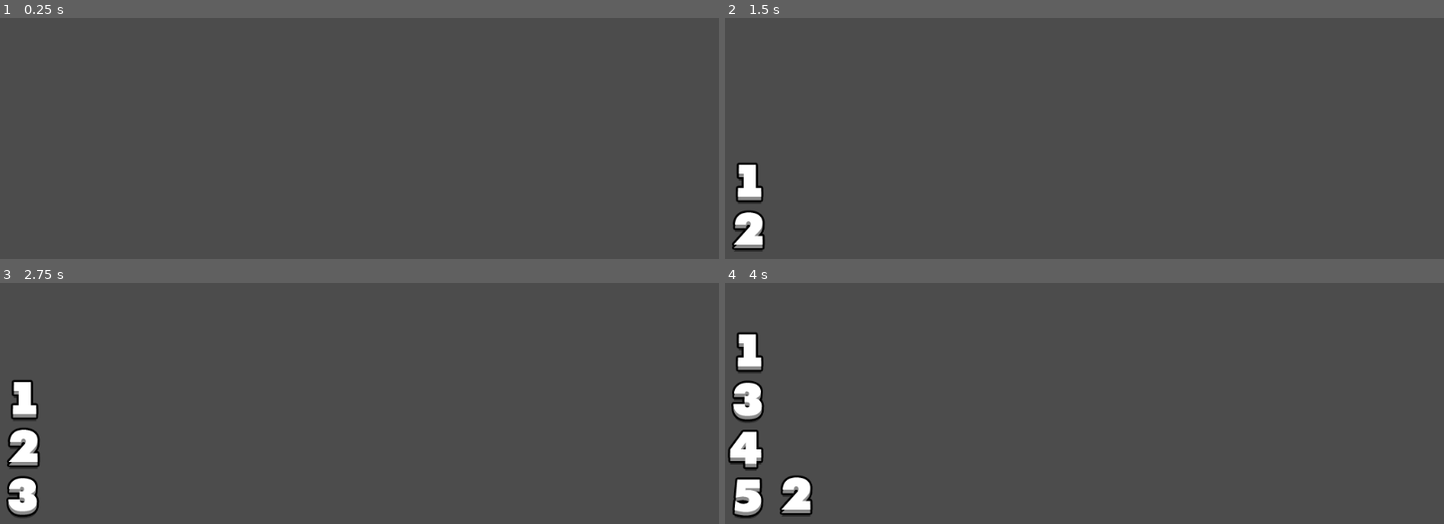
Above: before the commit, frames 1-4 (two rows, left to right).
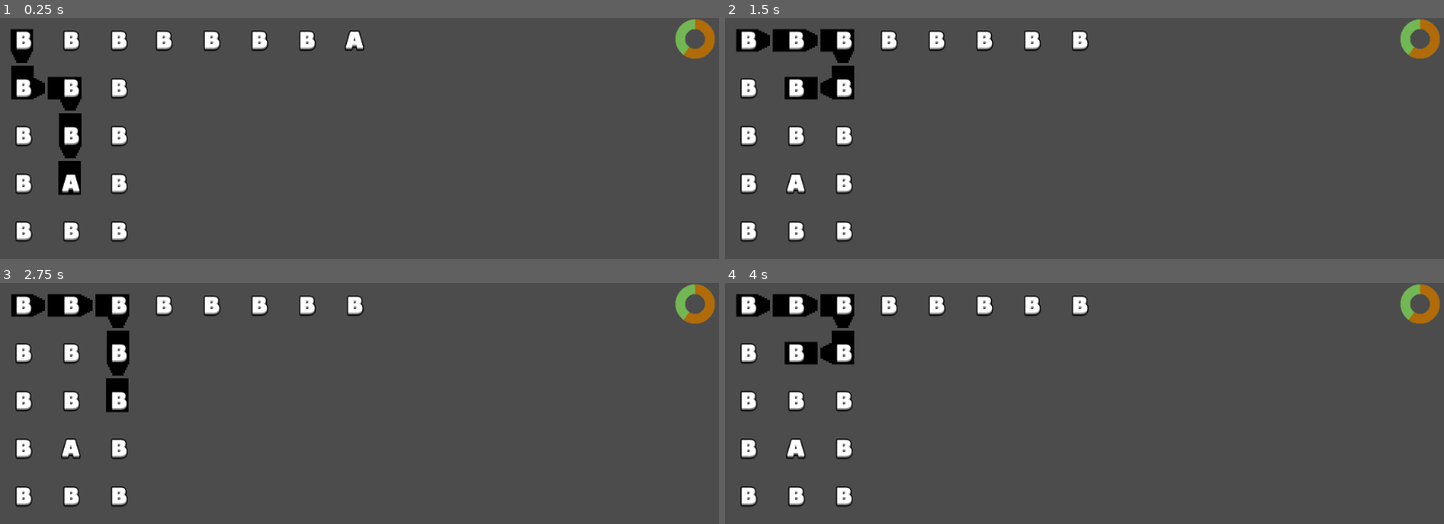
Above: after the commit, the same moments.

Repository: Pe3Hu/uri
Game: Godot game, scene res://scenes/Game.tscn
The game is run twice, just before and just after one commit, with the same random seed, the same clock (stepped at 60 frames per second) and the same inputs. Before the commit the project starts from res://scenes/Livre/Livre.tscn.
Inputs (mouse positions are in pixels of both pictures, inside the frame that each line leads up to):
- Up to frame 1 (0.25 s): no input
- Up to frame 2 (1.5 s): tap Enter at 0.5 s; move the mouse to (1242, 208) at 0.52 s; click (1242, 208) at 0.67 s; tap Space at 1.25 s; move the mouse to (940, 249) at 1.27 s; hold S from 1.28 s (still down); click (940, 249) at 1.42 s
- Up to frame 3 (2.75 s): tap Enter at 2 s; move the mouse to (431, 401) at 2.02 s; release S at 2.03 s; click (431, 401) at 2.17 s
- Up to frame 4 (4 s): tap Space at 2.75 s; move the mouse to (outside the picture) at 2.77 s; click (outside the picture) at 2.92 s; tap Enter at 3.5 s; move the mouse to (outside the picture) at 3.52 s; hold S from 3.53 s (still down); click (outside the picture) at 3.67 s

The runs differ from the first frame. In frame 1, 5.7% of the frame differs, in the area x 1-100%, y 0-93%; in frame 2, 6.3%; in frame 3, 6.7%; in frame 4, 7.5%, in the area x 0-100%, y 0-98%.

Commit message:
update version 0.003
1. Pattern scene added

Diff:
--- a/project.godot
+++ b/project.godot
@@ -9,6 +9,11 @@
 config_version=4
 
 _global_script_classes=[ {
+"base": "Control",
+"class": "Cell",
+"language": "GDScript",
+"path": "res://scenes/Cell/Cell.gd"
+}, {
 "base": "Node2D",
 "class": "Criatura",
 "language": "GDScript",
@@ -33,19 +38,32 @@
 "class": "Livre",
 "language": "GDScript",
 "path": "res://scenes/Livre/Livre.gd"
+}, {
+"base": "GridContainer",
+"class": "Mot",
+"language": "GDScript",
+"path": "res://scenes/Mot/Mot.gd"
+}, {
+"base": "GridContainer",
+"class": "Pattern",
+"language": "GDScript",
+"path": "res://scenes/Pattern/Pattern.gd"
 } ]
 _global_script_class_icons={
+"Cell": "",
 "Criatura": "",
 "Gene": "",
 "Genoma": "",
 "Lettre": "",
-"Livre": ""
+"Livre": "",
+"Mot": "",
+"Pattern": ""
 }
 
 [application]
 
 config/name="uri"
-run/main_scene="res://scenes/Livre/Livre.tscn"
+run/main_scene="res://scenes/Game.tscn"
 config/icon="res://assets/icon.png"
 
 [autoload]
--- /dev/null
+++ b/scenes/Cell/Cell.gd
@@ -0,0 +1,21 @@
+extends Control
+class_name Cell
+
+var grid = Vector2.ZERO
+var neighbors = {}
+
+
+func set_frame(frame_: int) -> void:
+	$Sprite.frame = frame_
+
+
+func get_frame() -> int:
+	return $Sprite.frame
+
+
+func set_visible(flag_: bool) -> void:
+	$Sprite.visible = flag_
+
+
+func set_data(data_: Dictionary) -> void:
+	grid = data_.grid
--- /dev/null
+++ b/scenes/Cell/Cell.tscn
@@ -0,0 +1,19 @@
+[gd_scene load_steps=3 format=2]
+
+[ext_resource path="res://scenes/Cell/Cell.gd" type="Script" id=1]
+[ext_resource path="res://assets/cells/cells_tileset.png" type="Texture" id=2]
+
+[node name="Cell" type="Control"]
+margin_left = -32.0
+margin_top = -32.0
+margin_right = 32.0
+margin_bottom = 32.0
+rect_min_size = Vector2( 64, 64 )
+script = ExtResource( 1 )
+
+[node name="Sprite" type="Sprite" parent="."]
+visible = false
+texture = ExtResource( 2 )
+centered = false
+hframes = 5
+vframes = 4
--- a/scenes/Game.tscn
+++ b/scenes/Game.tscn
@@ -1,8 +1,11 @@
-[gd_scene load_steps=4 format=2]
+[gd_scene load_steps=7 format=2]
 
 [ext_resource path="res://assets/bars/ring.png" type="Texture" id=1]
 [ext_resource path="res://scripts/Game.gd" type="Script" id=2]
 [ext_resource path="res://scripts/MapDraw.gd" type="Script" id=3]
+[ext_resource path="res://scenes/Livre/Livre.tscn" type="PackedScene" id=4]
+[ext_resource path="res://scenes/Mot/Mot.tscn" type="PackedScene" id=5]
+[ext_resource path="res://scenes/Pattern/Pattern.tscn" type="PackedScene" id=6]
 
 [node name="Game" type="Node"]
 script = ExtResource( 2 )
@@ -25,6 +28,15 @@
 tint_progress = Color( 0.964706, 0.584314, 0.0470588, 1 )
 
 [node name="Map" type="Node2D" parent="."]
+visible = false
 script = ExtResource( 3 )
 
+[node name="Pattern" parent="." instance=ExtResource( 6 )]
+
+[node name="Mot" parent="." instance=ExtResource( 5 )]
+margin_left = 200.0
+margin_right = 200.0
+
+[node name="Livre" parent="." instance=ExtResource( 4 )]
+
 [connection signal="timeout" from="Timer" to="." method="_on_Timer_timeout"]
--- a/scenes/Lettre/Lettre.gd
+++ b/scenes/Lettre/Lettre.gd
@@ -3,9 +3,20 @@
 
 
 var grid = Vector2.ZERO
+var vowel = false
+var consonant = false
+var value = ""
 
 
 func set_frame(frame_: int) -> void:
+	var index = frame_-Global.NUMBER_SHIFT
+
+	if index >= 0 && index < Global.ALPHABET.size():
+		value = Global.ALPHABET[index]
+
+	vowel = Global.VOWELS.has(value)
+	consonant = Global.CONSONANTS.has(value)
+
 	$Sprite.frame = frame_
 
 
--- a/scenes/Lettre/Lettre.tscn
+++ b/scenes/Lettre/Lettre.tscn
@@ -12,8 +12,9 @@
 script = ExtResource( 2 )
 
 [node name="Sprite" type="Sprite" parent="."]
+position = Vector2( 32, 32 )
+scale = Vector2( 0.5, 0.5 )
 texture = ExtResource( 1 )
-centered = false
 hframes = 5
 vframes = 9
 frame = 43
--- a/scenes/Livre/Livre.gd
+++ b/scenes/Livre/Livre.gd
@@ -1,19 +1,17 @@
 extends GridContainer
 class_name Livre
 
-var lettre_scene = preload("res://scenes/Lettre/Lettre.tscn")
+const lettre_scene = preload("res://scenes/Lettre/Lettre.tscn")
 
 var cols = 3
 var rows = 5
-const NUMBER_SHIFT = 10
-const ALPHABET_END = 43
-var num = 0
 
 var lettres = []
 
 func _ready():
 	columns = cols
 	init_empty_lettres()
+	fill_livre()
 
 
 func init_empty_lettres() -> void:
@@ -28,32 +26,18 @@
 			add_child(new_lettre)
 
 
-func spawn_lettre() -> void:
-	var col = 0#select_random_column()
+func spawn_lettre(col_: int) -> void:
 	var vocabulary = ["A","B","B"]
 	var letter = Global.get_random_element(vocabulary)
-	var frame_index = num#Global.ALPHABET.find(letter)+NUMBER_SHIFT
-	var grid = Vector2(col,rows-1)
+	var frame_index = Global.ALPHABET.find(letter)+Global.NUMBER_SHIFT
+	var grid = Vector2(col_,rows-1)
 	var direction = Vector2(0,-1)
 	var new_grid = lift_column(grid, direction, true)
-
 
 	if lettres[new_grid.x].size() < rows:
 		lettres[new_grid.x].append(new_grid)
 
 	get_lettre(grid).set_frame(frame_index)
-
-	num+=1
-
-	if num >= NUMBER_SHIFT:
-		num = 0
-
-	print(lettres)
-
-
-func select_random_column() -> int:
-	var lettre = Global.get_random_element(lettres.front())
-	return lettre.grid.x
 
 
 func lift_column(grid_: Vector2, direction_: Vector2, forse_: bool) -> Vector2:
@@ -65,7 +49,7 @@
 	for _i in rows-1:
 		var lettre = get_lettre(next)
 
-		if lettre.get_frame() >= ALPHABET_END || forse_:
+		if lettre.get_frame() >= Global.ALPHABET_END || forse_:
 			swap_lettres([lettre, get_lettre(next-direction_)])
 
 		next -= direction_
@@ -114,6 +98,23 @@
 				col[_i+1].y += 1
 
 
+func fill_livre() -> void:
+	var stop = false
+
+	while !stop:
+		var options = []
+
+		for _i in lettres.size():
+			for _j in rows-lettres[_i].size():
+				options.append(_i)
+
+		stop = options.size() == 0
+
+		if !stop:
+			var col = Global.get_random_element(options)
+			spawn_lettre(col)
+
+
 func check_budge(grid_: Vector2, direction_: Vector2) -> bool:
 	var budged = grid_+direction_
 
@@ -130,13 +131,12 @@
 
 
 func _input(event):
-	if event is InputEventMouseButton:
-		Global.mouse_pressed = !Global.mouse_pressed
-
-		if Global.mouse_pressed:
-			spawn_lettre()
+#	if event is InputEventMouseButton:
+#		Global.mouse_pressed = !Global.mouse_pressed
+#
+#		if Global.mouse_pressed:
+#			pass
 
 	if event is InputEventKey:
-
 		if event.pressed and event.scancode == KEY_S:
 			budge_lettre(Vector2(0,2),Vector2(1,0))
--- /dev/null
+++ b/scenes/Mot/Mot.gd
@@ -0,0 +1,29 @@
+extends GridContainer
+class_name Mot
+
+
+const lettre_scene = preload("res://scenes/Lettre/Lettre.tscn")
+
+var cols = 5
+var lettres = []
+var anchor: Vector2 = Vector2.ZERO
+var livre: GridContainer
+
+
+func _ready():
+	columns = cols
+	livre = get_parent().get_node("Livre")
+	init_empty_lettres()
+
+
+func init_empty_lettres() -> void:
+	for _i in cols:
+		var new_lettre = lettre_scene.instance()
+		add_child(new_lettre)
+
+
+func fill_lettres():
+	for _i in get_child_count():
+		var child = get_child(_i)
+		child.set_frame(lettres[_i].get_frame())
+		print(lettres[_i].get_frame())
--- a/scenes/Mot/Mot.tscn
+++ b/scenes/Mot/Mot.tscn
@@ -1,3 +1,6 @@
-[gd_scene format=2]
+[gd_scene load_steps=2 format=2]
 
-[node name="Mot" type="Node2D"]
+[ext_resource path="res://scenes/Mot/Mot.gd" type="Script" id=1]
+
+[node name="Mot" type="GridContainer"]
+script = ExtResource( 1 )
--- /dev/null
+++ b/scenes/Pattern/Pattern.gd
@@ -0,0 +1,152 @@
+extends GridContainer
+class_name Pattern
+
+var cell_scene = preload("res://scenes/Cell/Cell.tscn")
+
+var cols = 3
+var rows = 5
+
+var cells = []
+var sequance = []
+var mot
+var livre
+
+func _ready():
+	columns = cols
+	init_empty_cells()
+	generate_sequance()
+	mot = get_parent().get_node("Mot")
+	livre = get_parent().get_node("Livre")
+
+
+func init_empty_cells() -> void:
+	for _i in cols:
+		cells.append([])
+
+		for _j in rows:
+			var new_cell = cell_scene.instance()
+			add_child(new_cell)
+
+	for _i in rows:
+		for _j in cols:
+			var data = {}
+			data.grid = Vector2(_j,_i)
+			var cell = get_cell(data.grid)
+			cell.set_data(data)
+
+			for neighbor in Global.arr.neighbor:
+				var neighbor_grid = data.grid+neighbor
+
+				if check_border(neighbor_grid):
+					var neighbor_cell = get_cell(neighbor_grid)
+					cell.neighbors[neighbor] = neighbor_cell
+
+
+func generate_sequance() -> void:
+	reset_cells()
+	sequance = []
+	var grid = Vector2.ZERO
+	var sequance_size = 5
+
+	sequance.append(grid)
+
+	while sequance.size() < sequance_size:
+		var cell = get_cell(sequance.back())
+		var options = []
+
+		for key in cell.neighbors.keys():
+			var neighbor_grid = cell.neighbors[key].grid
+
+			if !sequance.has(neighbor_grid):
+				options.append(neighbor_grid)
+
+		if options.size() > 0:
+			grid = Global.get_random_element(options)
+			sequance.append(grid)
+		else:
+			bend()
+
+	get_directions()
+
+
+func reset_cells() -> void:
+	for child in get_children():
+		child.set_visible(false)
+
+
+func bend() -> void:
+	var options = []
+
+	for _i in sequance.size()-1:
+		var begin = get_cell(sequance[_i])
+		var end = get_cell(sequance[_i+1])
+
+		for begin_key in begin.neighbors.keys():
+			var begin_neighbor = begin.neighbors[begin_key]
+
+			for begin_neighbor_key in begin_neighbor.neighbors.keys():
+				var end_neighbor = begin_neighbor.neighbors[begin_neighbor_key]
+
+				for end_neighbor_key in end_neighbor.neighbors.keys():
+					if end_neighbor.neighbors[end_neighbor_key] == end:
+						options.append([begin,begin_neighbor,end_neighbor])
+
+	var option = Global.get_random_element(options)
+	print("bend",options)
+	var index = sequance.find(option.pop_front())
+	sequance.insert(index, option.back())
+	sequance.insert(index, option.front())
+	sequance.pop_front()
+
+
+func get_directions() -> void:
+	var directions = []
+
+	for _i in sequance.size()-1:
+		var current_cell = get_cell(sequance[_i])
+		var next_cell = get_cell(sequance[_i+1])
+		var direction = Vector2.ZERO
+
+		for key in current_cell.neighbors.keys():
+			if current_cell.neighbors[key] == next_cell:
+				direction = key
+				break
+
+		var direction_index = Global.arr.neighbor.find(direction)
+		directions.append(direction_index)
+
+	for _i in sequance.size():
+		var cell = get_cell(sequance[_i])
+		var frame = 0
+		var tail
+
+		if _i > 0:
+			tail = (directions[_i-1]+2)%Global.arr.neighbor.size()
+			frame += (tail+1)*4
+		if _i < directions.size():
+			frame += directions[_i]
+		else:
+			frame = (tail+1)*5-1
+
+		cell.set_visible(true)
+		cell.set_frame(frame)
+
+
+func fill_mot() -> void:
+	mot.lettres = []
+
+	for grid in sequance:
+		var lettre = livre.get_lettre(grid)
+		mot.lettres.append(lettre)
+
+	mot.fill_lettres()
+
+func get_cell(grid_: Vector2) -> Cell:
+	var index = grid_.y*cols+grid_.x
+	var cell = get_child(index)
+	return cell
+
+
+func check_border(grid_: Vector2) -> bool:
+	var check = grid_.x >= 0 && grid_.x < cols && grid_.y >= 0 && grid_.y < rows
+	return check
--- /dev/null
+++ b/scenes/Pattern/Pattern.tscn
@@ -0,0 +1,8 @@
+[gd_scene load_steps=2 format=2]
+
+[ext_resource path="res://scenes/Pattern/Pattern.gd" type="Script" id=1]
+
+[node name="Pattern" type="GridContainer"]
+margin_right = 40.0
+margin_bottom = 40.0
+script = ExtResource( 1 )
--- a/scripts/Game.gd
+++ b/scripts/Game.gd
@@ -3,7 +3,7 @@
 
 func _ready():
 	Global.obj.map = Classes_Map.Map.new()
-
+	$Pattern.fill_mot()
 #	Global.rng.randomize()
 #	var index_r = Global.rng.randi_range(0, options.size()-1)
 
@@ -14,8 +14,15 @@
 #	var data = ""
 #	Global.save_json(data,path,name_)
 
+
 func _input(event):
 	if event is InputEventMouseButton:
+		Global.mouse_pressed = !Global.mouse_pressed
+
+		if Global.mouse_pressed:
+			$Pattern.generate_sequance()
+			$Pattern.fill_mot()
+
 		if Global.flag.click:
 			if Global.obj.keys().has("map"):
 				Global.next_rank()
--- a/scripts/Global.gd
+++ b/scripts/Global.gd
@@ -9,9 +9,15 @@
 var node = {}
 var flag = {}
 var vec = {}
+
+
 const VOWELS = ["A","E","I","O","U","Y"]
 const CONSONANTS = ["B","C","D","F","G","H","J","K","L","M","N","P","Q","R","S","T","V","W","X","Z"]
 const ALPHABET = ["A","B","C","D","E","F","G","H","I","J","K","L","M","N","O","P","Q","R","S","T","U","V","W","X","Y","Z"]
+
+const NUMBER_SHIFT = 10
+const ALPHABET_END = 43
+
 var mouse_pressed = false
 
 
Binary file added: assets/cells/cells_tileset.png
Not shown, added: assets/cells/cells_tileset.png.import
